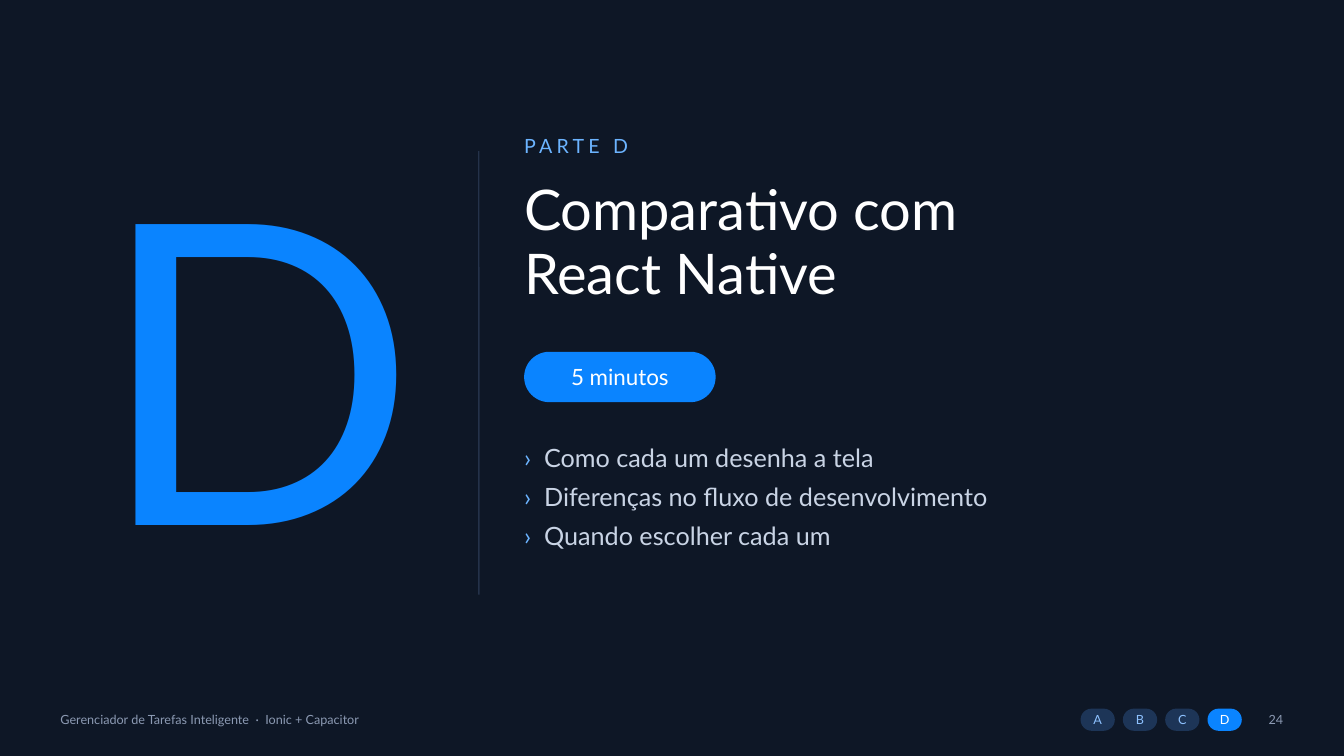
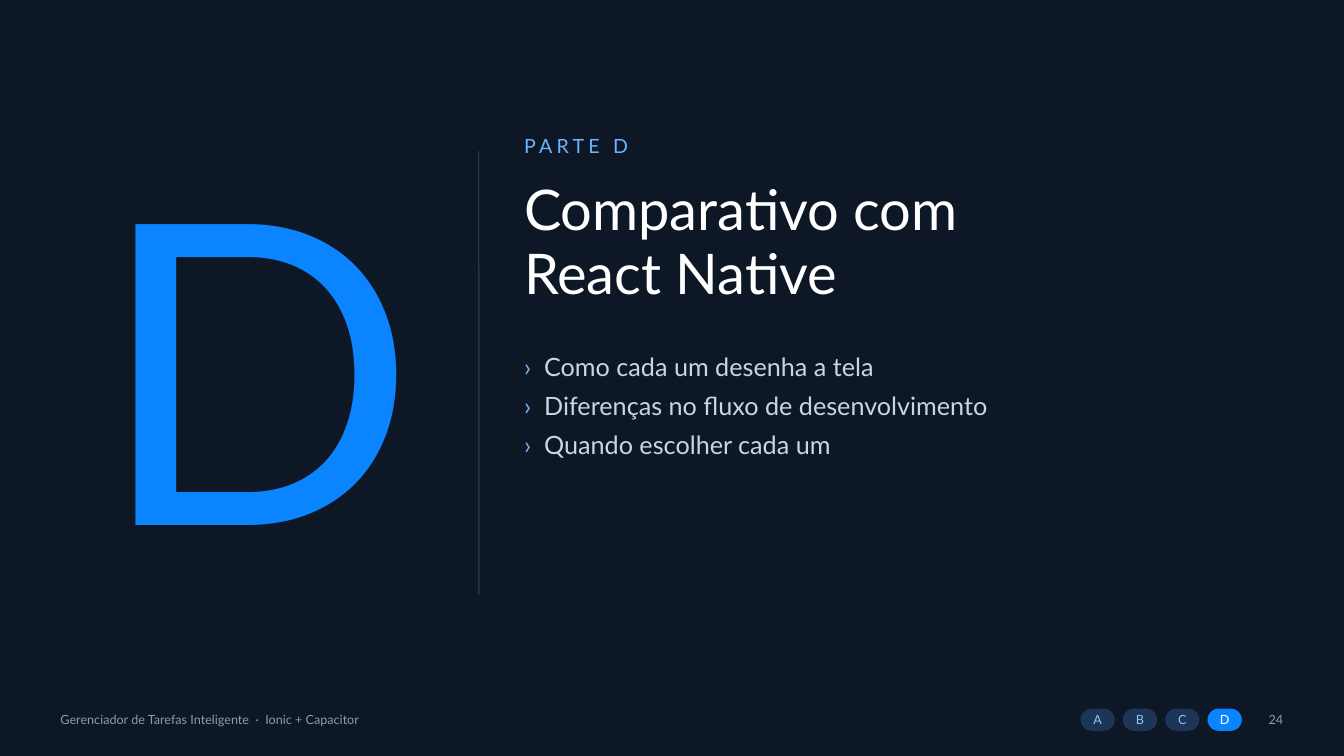
Before and after one commit to jdecarli6/DESENWEB, a slide deck: slide 24 of slides/apresentacao.pptx. Drawn at 1344x756 pixels with LibreOffice and Linux fonts; fonts in the diff are those of the drawing. Boxes give left, top, right and bottom in pixels: in the first picture for what was removed or moved away, otherwise in the second. Text is boxed around its words. In the diff, an @@ line names an element or a change of style, - is before the commit and + after.

```diff
--- a/slides/apresentacao.pptx
+++ b/slides/apresentacao.pptx
@@ text "› Como cada um desenha ...": place and size @@
-text "› Como cada um desenha ..." at (544, 448, 987, 549)
+text "› Como cada um desenha ..." at (544, 357, 987, 458)
@@ rounded rectangle removed at (524, 352, 716, 402) @@
-5 minutos
```
Also in this commit, not shown: 5 other slides changed, 6 other files.
